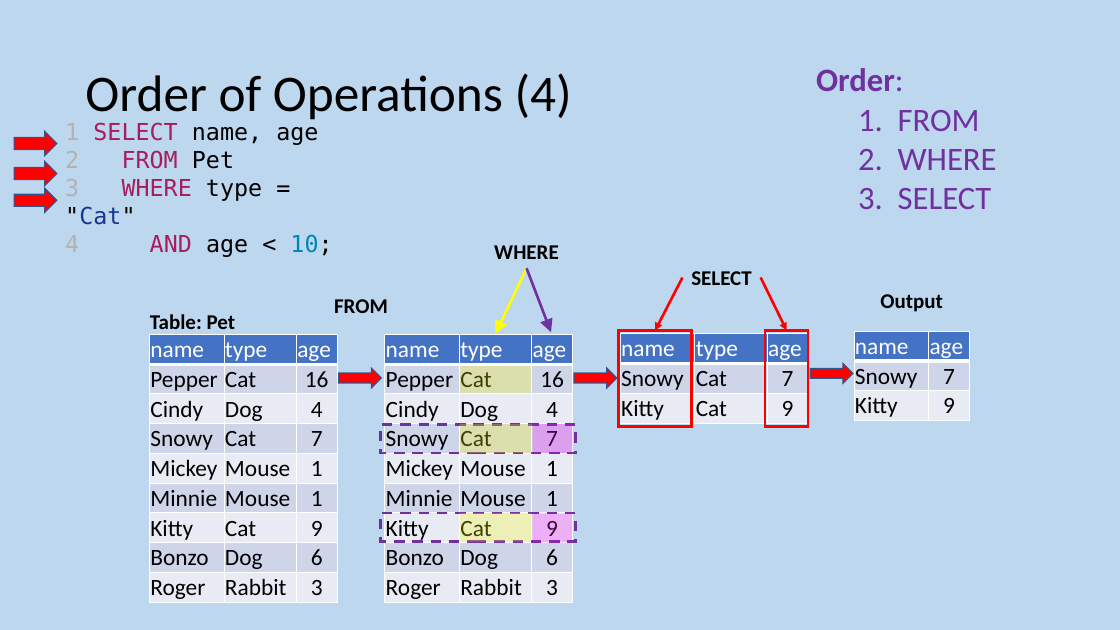
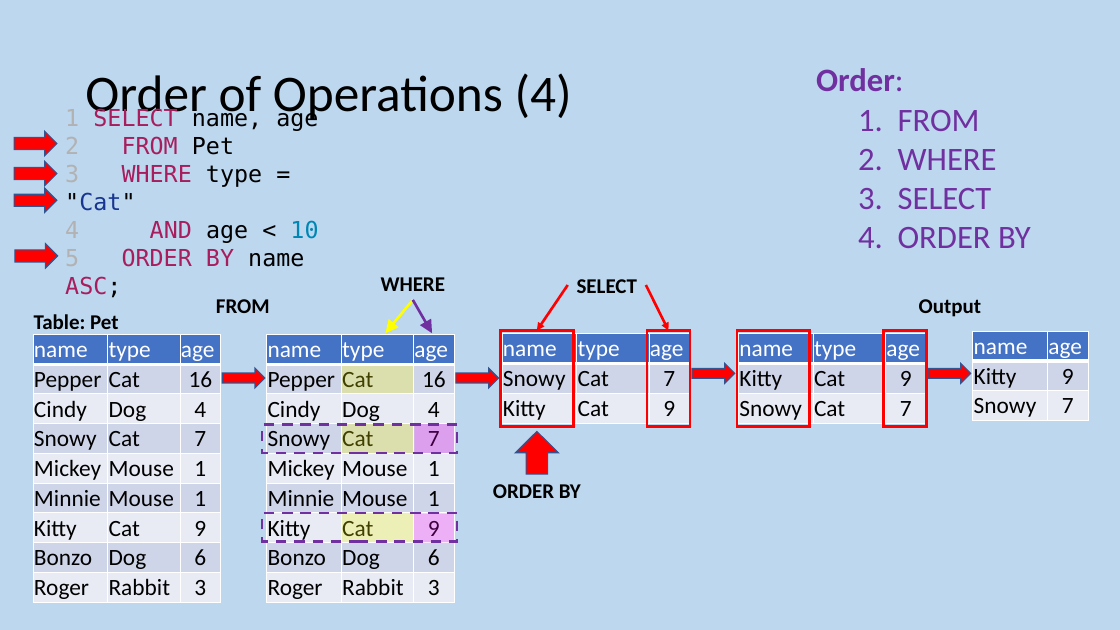
Before and after one commit to MrFriendCS/MrFriendCS.github.io, a slide deck: slide 69 of n5-cs/ddd/N5 CS DDD Slides.pptx. Drawn at 1120x630 pixels with LibreOffice and Linux fonts; fonts in the diff are those of the drawing. Boxes give left, top, right and bottom in pixels: in the first picture for what was removed or moved away, otherwise in the second. Text is boxed around its words. In the diff, an @@ line names an element or a change of style, - is before the commit and + after.

```diff
--- a/n5-cs/ddd/N5 CS DDD Slides.pptx
+++ b/n5-cs/ddd/N5 CS DDD Slides.pptx
@@ text at (x1=65, y1=220, x2=318, y2=298): text changed; text colour #000000 to #A71D5D @@
-4 AND age < 10;
+4 AND age < 10
+5 ORDER BY name ASC;
@@ text at (x1=858, y1=227, x2=1031, y2=248): paragraph added @@
+  4. ORDER BY
@@ right arrow added at (x1=15, y1=244, x2=58, y2=268), fill #FF0000, outline #325491 1 pt @@
@@ text "WHERE" moved from (x1=494, y1=245, x2=559, y2=259) to (x1=381, y1=277, x2=446, y2=291) @@
@@ text "SELECT" moved from (x1=691, y1=271, x2=752, y2=285) to (x1=577, y1=279, x2=638, y2=293) @@
@@ arrow moved from (683, 277) - (655, 331) to (568, 285) - (537, 331) @@
@@ arrow moved from (761, 277) - (787, 331) to (646, 285) - (669, 331) @@
@@ text "Output" moved from (x1=880, y1=294, x2=942, y2=312) to (x1=919, y1=299, x2=981, y2=317) @@
@@ arrow moved from (527, 268) - (496, 334) to (413, 300) - (386, 334) @@
@@ arrow moved from (527, 268) - (551, 332) to (413, 300) - (432, 334) @@
@@ rectangle added at (x1=737, y1=331, x2=810, y2=427), outline #FF0000 2.25 pt @@
@@ table added at (x1=739, y1=334, x2=926, y2=424), 3 rows, 3 columns @@
+name | type | age
+Kitty | Cat | 9
+Snowy | Cat | 7
@@ rectangle added at (x1=884, y1=331, x2=927, y2=427), outline #FF0000 2.25 pt @@
@@ table at (x1=973, y1=331, x2=1088, y2=421) @@
+row 2: Kitty | 9
-row 3: Kitty | 9
@@ table moved from (x1=854, y1=331, x2=970, y2=421) to (x1=973, y1=331, x2=1088, y2=421) @@
@@ 1 text, 1 table, 1 right arrow moved together from (x1=150, y1=314, x2=381, y2=603) to (x1=33, y1=314, x2=266, y2=603) @@
@@ 9 rectangles, 2 tables, 2 right arrows, 1 text moved together from (x1=334, y1=299, x2=854, y2=603) to (x1=216, y1=299, x2=735, y2=603) @@
@@ right arrow added at (x1=928, y1=364, x2=971, y2=384), fill #FF0000, outline #325491 1 pt @@
@@ right arrow added at (x1=516, y1=431, x2=559, y2=474), fill #FF0000, outline #325491 1 pt @@
@@ text added at (x1=493, y1=484, x2=581, y2=498), 18 pt, text #000000, bold @@
+ORDER BY
```
Also in this commit, not shown: 2 other slides changed, 5 other files.
